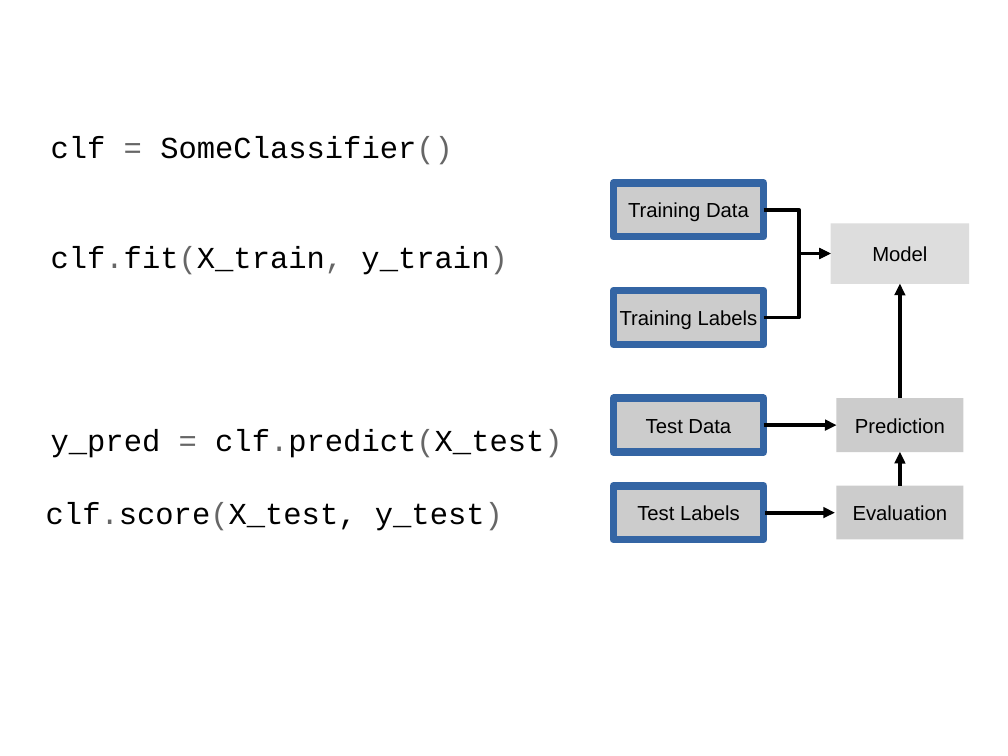
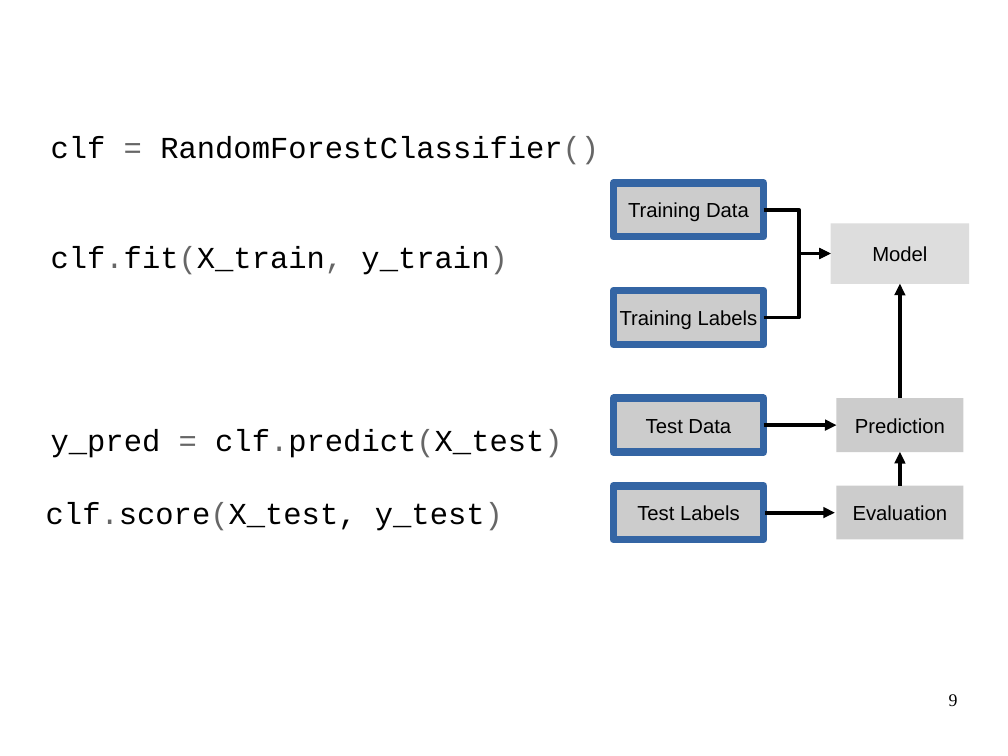
Before and after one commit to amueller/talks_odt, a slide deck: slide 9 of machine-learning-with-scikit-learn-CUNY-2015.odp (slide 8 before the commit). Drawn at 1008x756 pixels with LibreOffice and Linux fonts; fonts in the diff are those of the drawing. Boxes give left, top, right and bottom in pixels: in the first picture for what was removed or moved away, otherwise in the second. Text is boxed around its words. In the diff, an @@ line names an element or a change of style, - is before the commit and + after.

```diff
--- a/machine-learning-with-scikit-learn-CUNY-2015.odp
+++ b/machine-learning-with-scikit-learn-CUNY-2015.odp
@@ text at box(51, 136, 599, 275): text changed @@
-clf = SomeClassifier()
-clf.fit(X_train, y_train)
+clf = RandomForestClassifier()
+clf.fit(X_train, y_train)
@@ page number added at box(949, 694, 958, 706), 14 pt, text #000000 @@
+9
```
Also in this commit, not shown: 22 other slides changed, 6 slides added, 1 slide removed.
